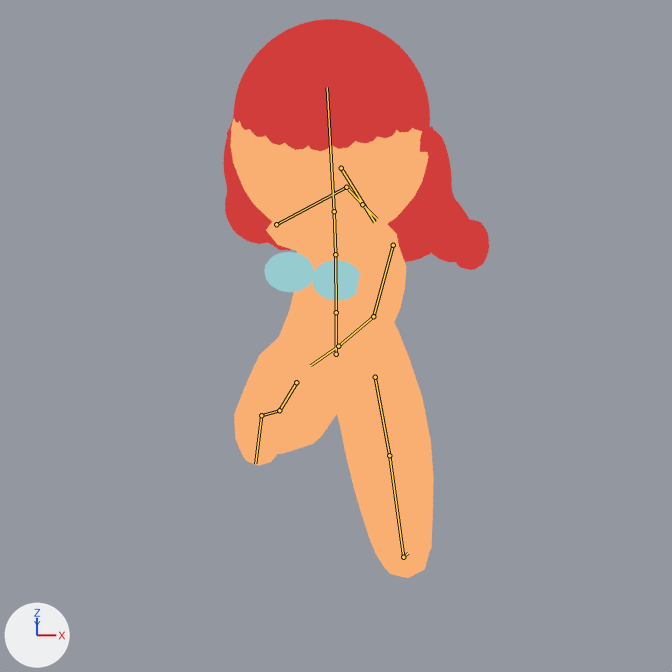
The Blender file Tools/blender/base_personaggio.blend as it was, and as the next commit left it.
Rendered twice from the file's camera 'CamSprite'. Every picture has the same lights, and +X, +Y and +Z are marked at lower left. The first picture is the older version. Both versions are drawn at frame 3 of the action 'attack_run'; the numbers are the values there. The bones that bend it are drawn over the model as lines.

The first picture shows 'Body', 'Bust_L', 'Bust_R', 'Hair', 'Head'.
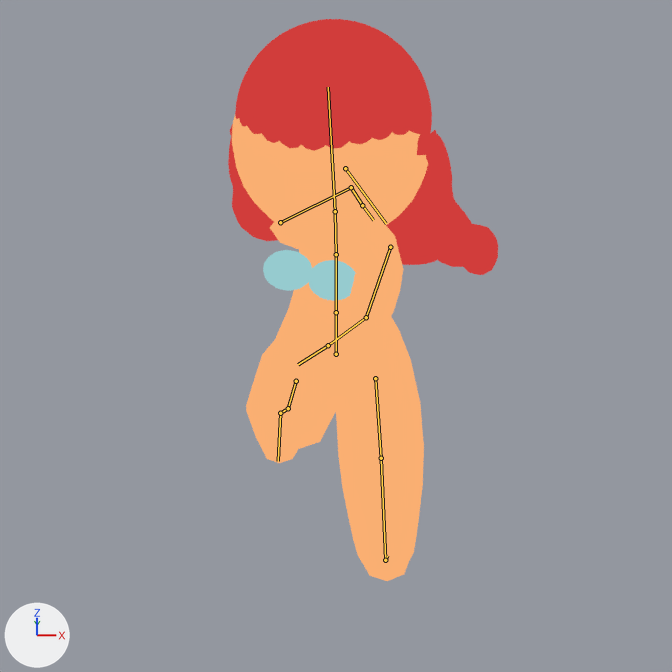
Patch to the scene script:
```diff
--- a/Tools/blender/base_personaggio.blend.py
+++ b/Tools/blender/base_personaggio.blend.py
@@ bone_hips @@
 bone_hips = bpy.data.objects['Rig'].pose.bones['hips']
-bone_hips.rotation_euler = (0.0, 0.157, 0.0)  # degrees (0, 9, 0)
+bone_hips.rotation_euler = (0.0, 0.0698, 0.0)  # degrees (0, 4, 0)
@@ bone_thigh_l @@
 bone_thigh_l = bpy.data.objects['Rig'].pose.bones['thigh.L']  # child of 'hips'
-bone_thigh_l.rotation_euler = (-0.803, 0.0, -0.0873)  # degrees (-46, 0, -5)
+bone_thigh_l.rotation_euler = (-0.803, 0.0, -0.0175)  # degrees (-46, 0, -1)
@@ bone_thigh_r @@
 bone_thigh_r = bpy.data.objects['Rig'].pose.bones['thigh.R']  # child of 'hips'
-bone_thigh_r.rotation_euler = (0.803, 0.0, 0.0873)  # degrees (46, 0, 5)
+bone_thigh_r.rotation_euler = (0.803, 0.0, 0.0175)  # degrees (46, 0, 1)
```

Location of each change, (x1, y1, x2, y2) in pixels of the pictures (672 x 672 px):
'Body', posed (10% narrower)
    before: (234, 222, 433, 578)
    after: (246, 222, 424, 581)
'Hair', posed
    before: (223, 19, 489, 270)
    after: (228, 19, 498, 275)
'Head', posed
    before: (230, 119, 428, 241)
    after: (232, 116, 428, 241)
'Bust_L', posed
    before: (312, 260, 360, 301)
    after: (308, 260, 356, 301)
'Bust_R', posed
    before: (264, 252, 314, 292)
    after: (263, 250, 312, 291)
bone 'thigh.L', root to tip
    before: (375, 377) to (389, 455)
    after: (375, 378) to (381, 458)
bone 'thigh.R', root to tip
    before: (296, 382) to (279, 410)
    after: (296, 381) to (288, 408)
